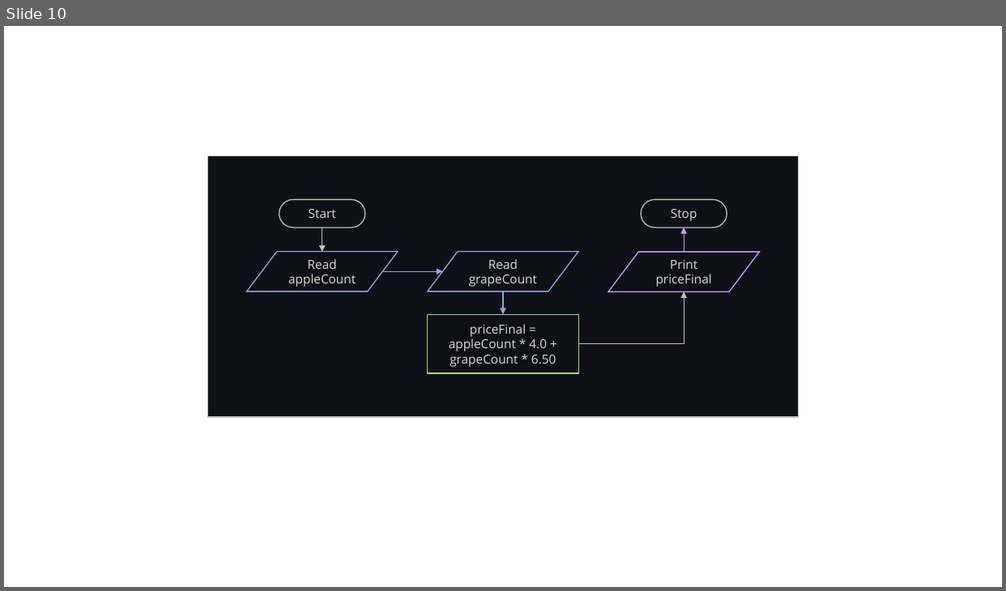
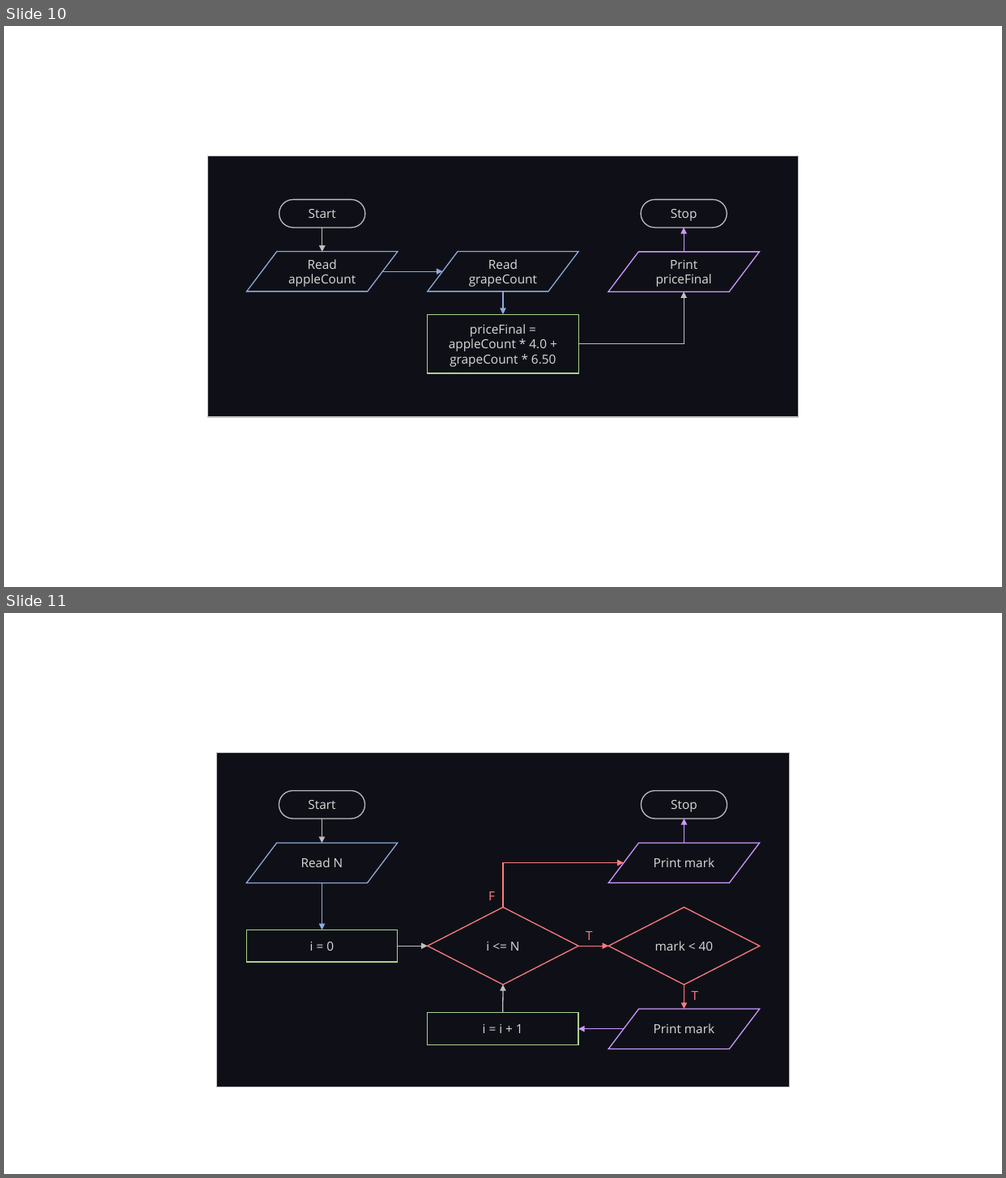
Before and after one commit to LimJY03/JavaMatriculation, a slide deck: Past Year Theory Questions/Resources/resources.pptx. Shown one above the other, each under a label of ours: slide 10 before the commit, slides 10 and 11 after it. The pictures are 1006x591 and 1006x1178 pixels, drawn with LibreOffice and Linux fonts; fonts in the diff are those of the drawing. Boxes give left, top, right and bottom in pixels: in the first picture for what was removed or moved away, otherwise in the second. Text is boxed around its words. In the diff, an @@ line names an element or a change of style, - is before the commit and + after.

```diff
--- a/Past Year Theory Questions/Resources/resources.pptx
+++ b/Past Year Theory Questions/Resources/resources.pptx
@@ slide 11 added at (x1=4, y1=613, x2=1002, y2=1174), background #FFFFFF @@
@@ group added at (x1=216, y1=753, x2=790, y2=1088): 8 arrows, 3 rectangles, 3 flow chart input outputs, 3 texts, 2 pill shapes, 2 diamonds, 1 elbow arrow @@
+Start
+Stop
+i <= N
+Print mark
+i = 0
+mark < 40
+T
+Read N
+Print mark
+i = i + 1
+T
+F
```
Also in this commit, not shown: 1 other file.
